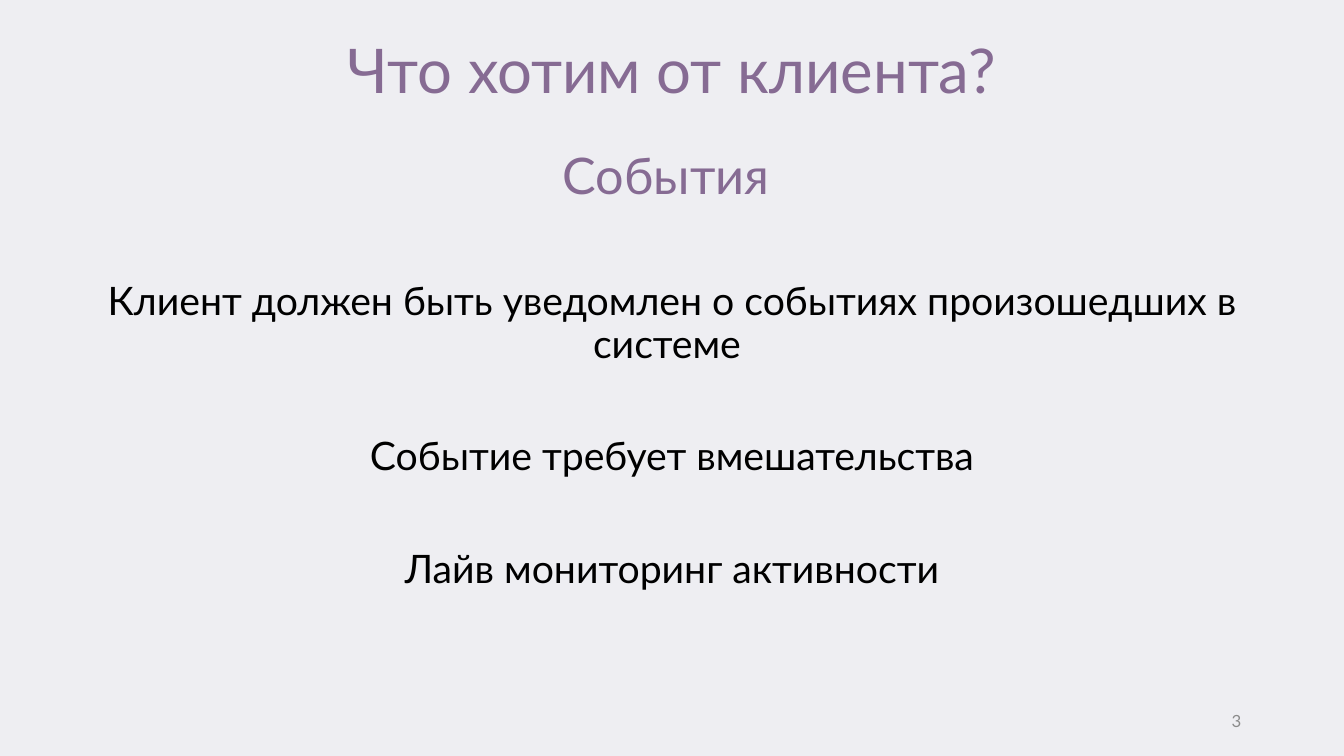
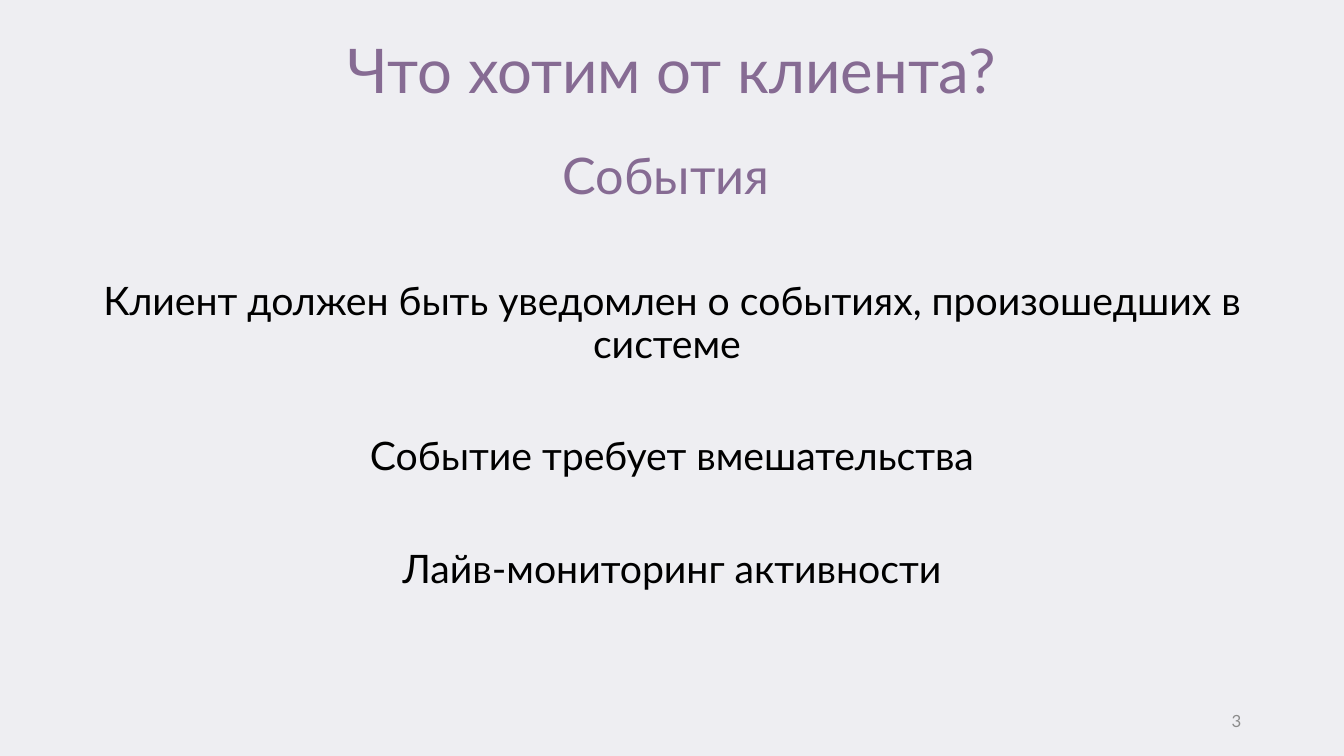
Before and after one commit to VAZarubin/ClientNotification, a slide deck: slide 3 of От Сервера клиенту или как это работает у.pptx. Drawn at 1344x756 pixels with LibreOffice and Linux fonts; fonts in the diff are those of the drawing. Boxes give left, top, right and bottom in pixels: in the first picture for what was removed or moved away, otherwise in the second. Text is boxed around its words. In the diff, an @@ line names an element or a change of style, - is before the commit and + after.

```diff
--- a/От Сервера клиенту или как это работает у.pptx
+++ b/От Сервера клиенту или как это работает у.pptx
@@ text at [103, 286, 1240, 359]: text changed @@
-Клиент должен быть уведомлен о событиях произошедших в системе
+Клиент должен быть уведомлен о событиях, произошедших в системе
@@ text at [403, 555, 942, 590]: text changed @@
-Лайв мониторинг активности
+Лайв-мониторинг активности
```
Also in this commit, not shown: 22 other slides changed.
